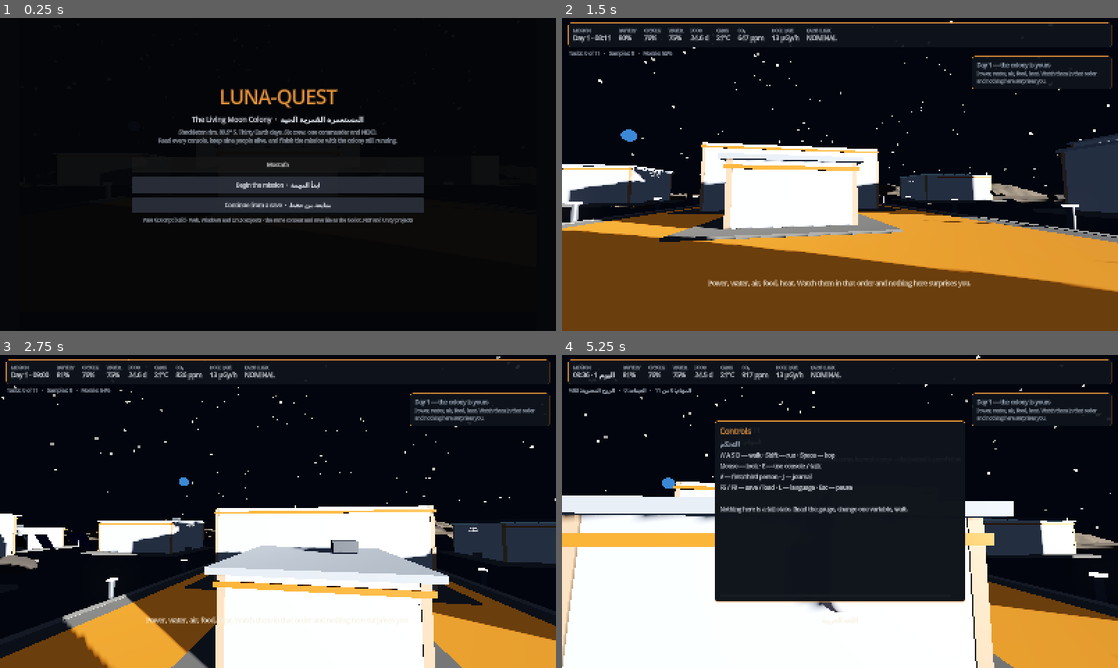
Above: before the commit, frames 1-4 (two rows, left to right).
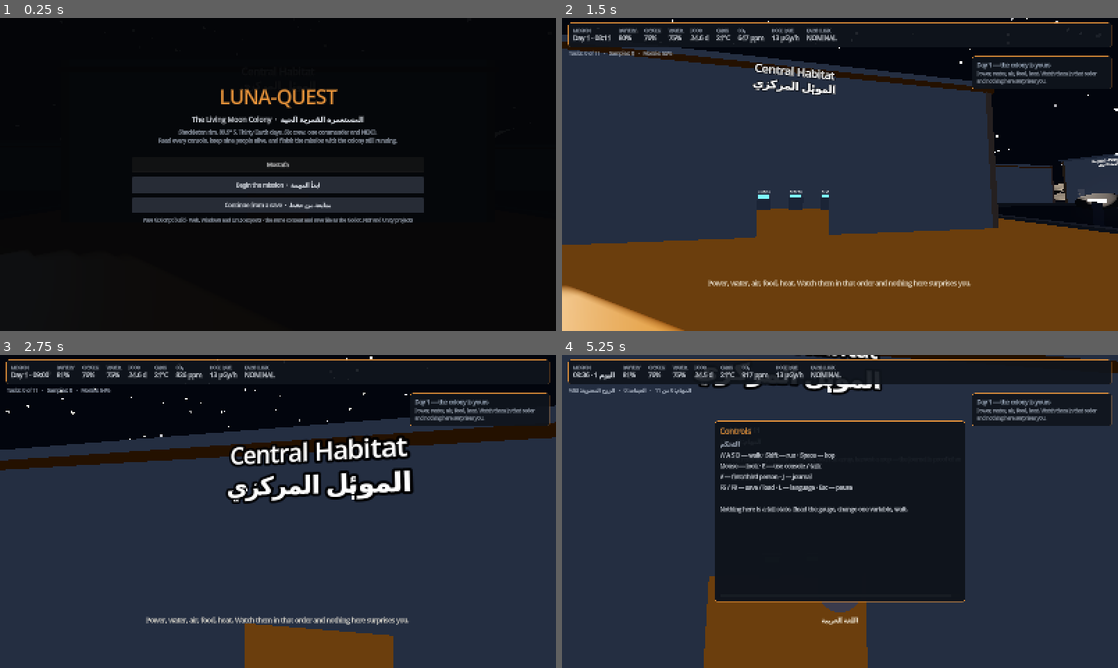
Above: after the commit, the same moments.

Repository: Mostafa-Taher-git/Luna-Quest
Game: Godot game, scene res://scenes/Main.tscn
Two runs of this game, one before a commit and one after it. Both use one fixed random seed, a clock stepped at 60 frames per second and the inputs below.
Inputs (mouse positions are in pixels of both pictures, inside the frame that each line leads up to):
- Up to frame 1 (0.25 s): no input
- Up to frame 2 (1.5 s): click "Begin the mission · ابدأ المه…" at 0.5 s; tap Enter at 1.25 s; move the mouse to (867, 174) at 1.27 s; hold W from 1.28 s (still down); hold Tab from 1.28 s (still down)
- Up to frame 3 (2.75 s): keep holding W; tap Space at 1.52, 2.27 s; move the mouse to (250, 511) at 2.02 s; release Tab at 2.03 s; tap E at 2.1 s
- Up to frame 4 (5.25 s): keep holding W; move the mouse to (851, 505) at 2.77 s; tap J at 2.85 s; move the mouse to (834, 517) at 3.52 s; tap H at 3.6 s; tap Space at 3.77, 4.52 s; move the mouse to (878, 514) at 4.27 s; tap V at 4.35 s; move the mouse to (795, 508) at 5.02 s; tap L at 5.1 s

The runs differ from the first frame. In frame 2, 53% of the frame differs, in the area x 0-100%, y 0-100%; in frame 3, 71%; in frame 4, 62%.

Commit message:
Make the colony walkable: flush pads, eye-height consoles, crew at the door, a traverse ring
Found by reading the geometry against the content rather than by looking at it: the
building pads stood 30 cm proud of the regolith, which is a wall to a capsule with no
step-up; the console colliders stopped at 1.2 m while the eye sits at 1.66 m, so the
crosshair sailed over every screen; crew were being placed behind their buildings,
out of sight of the plaza; and beyond 110 m the visual terrain rolls while the
collision stayed flat, so a long walk put the player inside a hill. The perimeter
markers now bound the ground the collision actually models, and the commander spawns
facing the habitat door.

Co-authored-by: arena-agent <297053741+arena-agent@users.noreply.github.com>

Diff:
--- a/engines/godot-gdscript/LunaQuest.GDScript/scripts/crew.gd
+++ b/engines/godot-gdscript/LunaQuest.GDScript/scripts/crew.gd
@@ -97,20 +97,27 @@
 		return Vector3(0, 0, 16)
 	var pos: Array = building.get("position", [0, 0])
 	var footprint: Array = building.get("footprint", [10, 8])
+	var centre := Vector3(float(pos[0]), 0.0, float(pos[1]))
+
+	# Face the plaza: pick the wall whose outward normal points most directly at the origin, which
+	# is the same door the world builder cut.
+	var to_plaza := Vector2(-centre.x, -centre.z)
+	var normal := Vector3(0, 0, -1)
+	var extent: float = float(footprint[1]) * 0.5
+	if absf(to_plaza.x) > absf(to_plaza.y):
+		normal = Vector3(signf(to_plaza.x), 0, 0)
+		extent = float(footprint[0]) * 0.5
+	elif to_plaza.length() > 0.01:
+		normal = Vector3(0, 0, signf(to_plaza.y))
+
+	var tangent := Vector3(-normal.z, 0.0, normal.x)
 	var hash := 0
 	for i in range(npc_id.length()):
 		hash += npc_id.unicode_at(i)
-	var side := 1.0 if npc_id.length() % 2 == 0 else -1.0
-	var spread: float = side * (2.2 + float(hash % 5) * 0.9)
-	var dir := Vector3(float(pos[0]), 0.0, float(pos[1]))
-	if dir.length() < 0.01:
-		dir = Vector3(0, 0, 1)
-	var outward: Vector3 = -dir.normalized()
-	var edge: float = float(footprint[1]) * 0.5 + 2.6
-	var spot: Vector3 = dir + outward * -edge
-	# Spread along the tangent so two crew never stand in the same place.
-	var tangent := Vector3(-outward.z, 0.0, outward.x)
-	return spot + tangent * spread
+	var spread: float = float((hash % 5) - 2) * 1.7
+	var stand := centre + normal * (extent + 2.4) + tangent * spread
+	stand.y = 0.06
+	return stand
 
 
 func _build_astronaut(root: Node3D, trim: Color) -> void:
--- a/engines/godot-gdscript/LunaQuest.GDScript/scripts/main.gd
+++ b/engines/godot-gdscript/LunaQuest.GDScript/scripts/main.gd
@@ -9,7 +9,7 @@
 const INTRO_STREAM := "res://assets/video/intro.ogv"
 const SAVE_PATH := "user://lunaquest-save.json"
 const OPENING_MINUTE := 8 * 60
-const SPAWN := Vector3(0.0, 0.3, 27.0)
+const SPAWN := Vector3(0.0, 0.3, -14.0)
 
 var sim: LQSim
 var world: ColonyWorld
@@ -61,6 +61,7 @@
 	player = ColonyPlayer.new()
 	player.name = "Commander"
 	player.position = SPAWN
+	player.rotation.y = PI
 	player.can_move = false
 	add_child(player)
 	var suit := crew_astronaut()
@@ -137,6 +138,7 @@
 	mission_complete = false
 	player.can_move = true
 	player.position = SPAWN
+	player.rotation.y = PI
 	player.set_third_person(false)
 	Input.mouse_mode = Input.MOUSE_MODE_CAPTURED
 	hud.hide_start_screen()
--- a/engines/godot-gdscript/LunaQuest.GDScript/scripts/player.gd
+++ b/engines/godot-gdscript/LunaQuest.GDScript/scripts/player.gd
@@ -35,7 +35,7 @@
 
 	ray = RayCast3D.new()
 	ray.target_position = Vector3(0, 0, -3.4)
-	ray.collide_with_areas = false
+	ray.collide_with_areas = true
 	ray.collide_with_bodies = true
 	ray.enabled = true
 	camera.add_child(ray)
--- a/engines/godot-gdscript/LunaQuest.GDScript/scripts/world.gd
+++ b/engines/godot-gdscript/LunaQuest.GDScript/scripts/world.gd
@@ -33,6 +33,7 @@
 	_make_plaza()
 	for building in Content.buildings:
 		_make_building(building)
+	_make_perimeter()
 	_make_rocks()
 	_make_rovers()
 	_make_landing_pad()
@@ -327,14 +328,16 @@
 	add_child(plaza)
 
 	# A paved spine between the airlock and the habitat, with painted edges.
-	_box(plaza, Vector3(26, 0.14, 44), Vector3(0, 0.07, 14), _mat("paving", Color(0.46, 0.46, 0.45), 0.9))
-	_box(plaza, Vector3(0.5, 0.16, 44), Vector3(-12.6, 0.09, 14), _mat("paving_light", Color(0.6, 0.6, 0.58), 0.9))
-	_box(plaza, Vector3(0.5, 0.16, 44), Vector3(12.6, 0.09, 14), _mat("paving_light", Color(0.6, 0.6, 0.58), 0.9))
-	_box(plaza, Vector3(22, 0.05, 44), Vector3(0, 0.15, 14), _glow("accent_line", Color(0.85, 0.52, 0.19), Color(0.85, 0.52, 0.19), 0.35))
+	var spine := 56.0
+	var centre := 8.0
+	_box(plaza, Vector3(26, 0.14, spine), Vector3(0, 0.07, centre), _mat("paving", Color(0.46, 0.46, 0.45), 0.9))
+	_box(plaza, Vector3(0.5, 0.16, spine), Vector3(-12.6, 0.09, centre), _mat("paving_light", Color(0.6, 0.6, 0.58), 0.9))
+	_box(plaza, Vector3(0.5, 0.16, spine), Vector3(12.6, 0.09, centre), _mat("paving_light", Color(0.6, 0.6, 0.58), 0.9))
+	_box(plaza, Vector3(22, 0.05, spine), Vector3(0, 0.15, centre), _glow("accent_line", Color(0.85, 0.52, 0.19), Color(0.85, 0.52, 0.19), 0.35))
 
 	# Bollards with lit tops, and a couple of bare regolith strips either side.
 	for i in range(6):
-		var z := -6.0 + i * 8.0
+		var z := -14.0 + i * 8.0
 		for side in [-1.0, 1.0]:
 			var x: float = side * 13.4
 			_cylinder(plaza, 0.16, 1.15, Vector3(x, 0.6, z), _mat("alloy", Color(0.55, 0.58, 0.62), 0.4, 0.55))
@@ -370,9 +373,10 @@
 	var wall_mat := _mat("hull", Color(0.83, 0.86, 0.89), 0.62, 0.08)
 	var trim_mat := _mat("trim_%s" % id, tint.lerp(Color(0.85, 0.52, 0.19), 0.45), 0.6, 0.1)
 
-	# Pad and steps.
-	_box(group, Vector3(w + 3.2, 0.3, d + 3.2), Vector3(0, 0.15, 0), _mat("paving", Color(0.46, 0.46, 0.45), 0.9))
-	_blocker(group, Vector3(w + 3.2, 0.3, d + 3.2), Vector3(0, 0.15, 0))
+	# Pad. It is sunk so its surface sits 6 cm proud of the regolith: the capsule walks over that
+	# without a step, and the doorway stays walkable.
+	_box(group, Vector3(w + 3.2, 0.3, d + 3.2), Vector3(0, -0.09, 0), _mat("paving", Color(0.46, 0.46, 0.45), 0.9))
+	_blocker(group, Vector3(w + 3.2, 0.3, d + 3.2), Vector3(0, -0.09, 0))
 
 	var door := _door_direction(building)
 	var door_width := 2.4
@@ -513,7 +517,7 @@
 		_:
 			offset = Vector3(-w * 0.5 - 0.16, h - 0.75, 0)
 			yaw = -PI * 0.5
-	var label := _label(group, "%s\n%s" % [text_en, text_ar], offset, yaw, 48, 0.0055)
+	var label := _label(group, "%s\n%s" % [text_en, text_ar], offset, yaw, 48, 0.0075)
 	label.name = "Sign_%s" % building.get("id", "")
 	label.horizontal_alignment = HORIZONTAL_ALIGNMENT_CENTER
 
@@ -525,7 +529,9 @@
 	for i in range(count):
 		var point: Dictionary = interactions[i]
 		# Consoles line the wall opposite the door, spaced across the room.
-		var spread: float = (float(i) - (count - 1) * 0.5) * 2.6
+		var room := w if door < 2 else d
+		var limit: float = maxf(0.0, room * 0.5 - 1.8)
+		var spread: float = clampf((float(i) - (count - 1) * 0.5) * 2.6, -limit, limit)
 		var local := Vector3.ZERO
 		var yaw := 0.0
 		match door:
@@ -553,10 +559,12 @@
 		label.name = "ConsoleLabel"
 
 		var body := StaticBody3D.new()
-		body.position = Vector3(0, 0.6, 0)
+		body.position = Vector3(0, 0.875, 0)
 		var shape := CollisionShape3D.new()
 		var box := BoxShape3D.new()
-		box.size = Vector3(1.15, 1.2, 0.62)
+		# Full height: the player looks from 1.66 m, so the panel has to reach the eye line or the
+		# crosshair sails over it into the wall.
+		box.size = Vector3(1.15, 1.75, 0.62)
 		shape.shape = box
 		body.add_child(shape)
 		body.set_meta("interaction_id", str(point.get("id", "")))
@@ -577,6 +585,32 @@
 	var panel := _box(group, Vector3(minf(w * 0.5, 3.4), 0.08, 0.7), Vector3(0, h - 0.2, 0),
 		_glow("lamp", Color(1, 0.96, 0.88), Color(1.0, 0.94, 0.82), 2.0))
 	panel.name = "CeilingLight"
+
+
+# ---- the traverse limit ----------------------------------------------------
+
+## The colony is graded flat inside 110 m; beyond that the regolith rolls. This ring is the survey
+## line the crew are cleared to, and it keeps the player on ground the collision actually models.
+func _make_perimeter() -> void:
+	var group := Node3D.new()
+	group.name = "TraverseLimit"
+	add_child(group)
+	var radius := 118.0
+	var segments := 28
+	for i in range(segments):
+		var angle := TAU * float(i) / float(segments)
+		var x := cos(angle) * radius
+		var z := sin(angle) * radius
+		var post := _cylinder(group, 0.12, 1.3, Vector3(x, 0.65, z),
+			_mat("alloy", Color(0.55, 0.58, 0.62), 0.4, 0.55))
+		post.name = "Marker_%d" % i
+		var cap := _box(group, Vector3(0.26, 0.26, 0.26), Vector3(x, 1.36, z),
+			_glow("lamp", Color(1, 0.96, 0.88), Color(1.0, 0.93, 0.78), 1.8))
+		cap.name = "MarkerLight_%d" % i
+		# One flat barrier per segment: cheap, and it follows the circle well enough at 26 m.
+		var width := 2.0 * radius * sin(PI / float(segments)) + 1.0
+		var blocker := _blocker(group, Vector3(width, 2.4, 0.6), Vector3(x, 1.2, z))
+		blocker.rotation.y = -angle + PI * 0.5
 
 
 # ---- set dressing ----------------------------------------------------------
